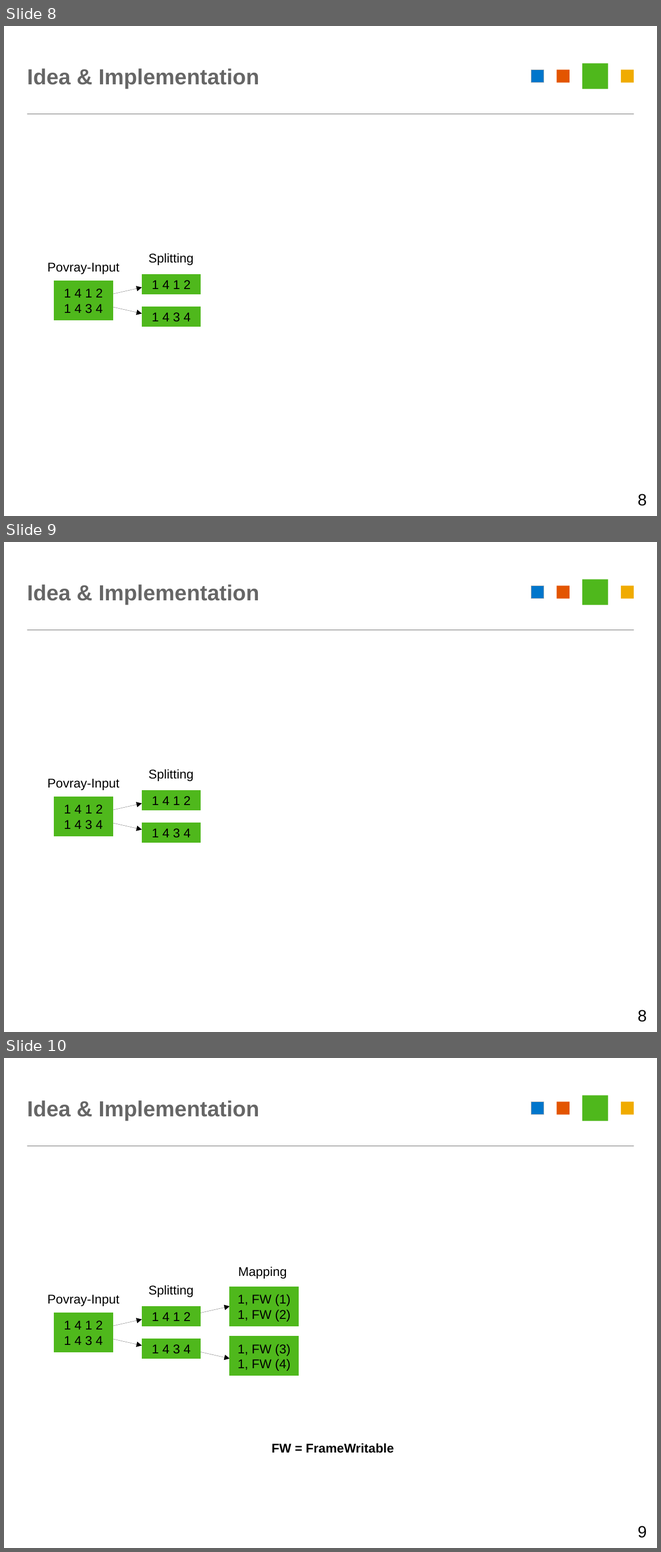
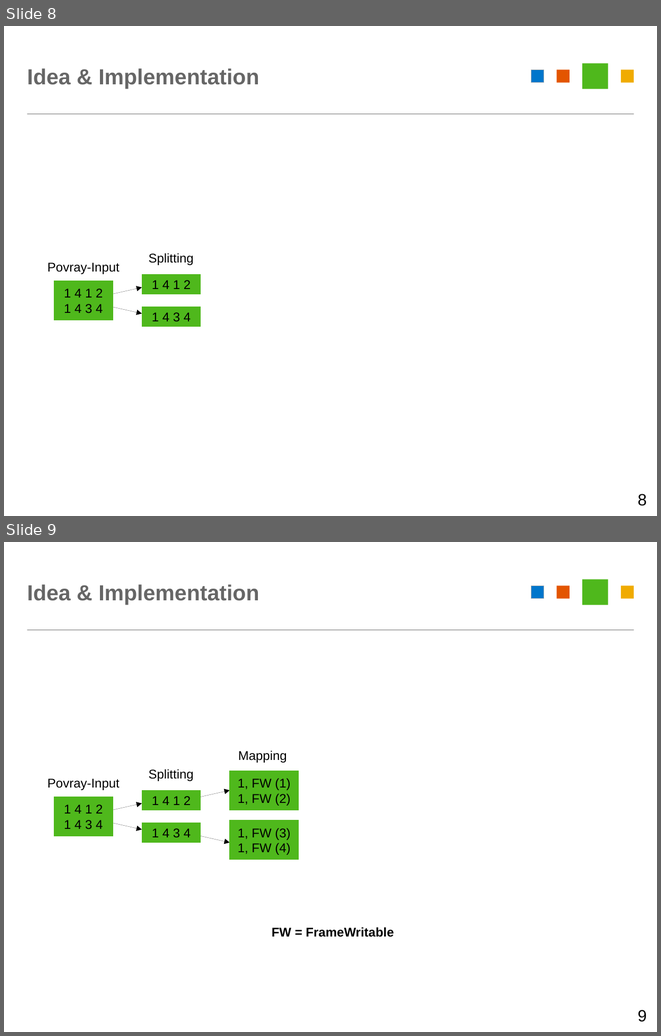
Before and after one commit to YarnSeemannsgarn/University_Innsbruck-Advanced_Distributed_and_Parallel_Systems-Homework_8, a slide deck: docs/presentation/map-reduce-povray.odp. Shown one above the other, each under a label of ours: slides 8, 9 and 10 before the commit, slides 8 and 9 after it. The pictures are 661x1552 and 661x1036 pixels, drawn with LibreOffice and Linux fonts; fonts in the diff are those of the drawing. Boxes give left, top, right and bottom in pixels: in the first picture for what was removed or moved away, otherwise in the second. Text is boxed around its words. In the diff, an @@ line names an element or a change of style, - is before the commit and + after.

Commit message:
Delete duplicate in presentation

```diff
--- a/docs/presentation/map-reduce-povray.odp
+++ b/docs/presentation/map-reduce-povray.odp
@@ slide 9 removed at (4,542,657,1032), background #FFFFFF; not listed: 2 template elements that a slide beside it also shows @@
@@ rectangle removed at (18,542,637,567) @@
@@ title removed at (27,584,259,605) @@
-Idea & Implementation
@@ rectangle removed at (531,586,544,599) @@
@@ rectangle removed at (556,586,570,599) @@
@@ rectangle removed at (583,579,608,605) @@
@@ rectangle removed at (621,586,634,599) @@
@@ text removed at (47,778,120,790) @@
-Povray-Input
@@ text removed at (149,769,194,781) @@
-Splitting
@@ rectangle removed at (142,790,201,810) @@
-1 4 1 2
@@ rectangle removed at (54,796,113,836) @@
-1 4 1 2
-1 4 3 4
@@ arrow removed from (113, 810) to (142, 803) @@
@@ arrow removed from (113, 823) to (142, 829) @@
@@ rectangle removed at (142,823,201,843) @@
-1 4 3 4
@@ rectangle removed at (18,1000,637,1032) @@
@@ text removed at (638,1009,647,1022) @@
-8
@@ what was slide 10 is now slide 9 @@
```
Also in this commit, not shown: 1 other file.
